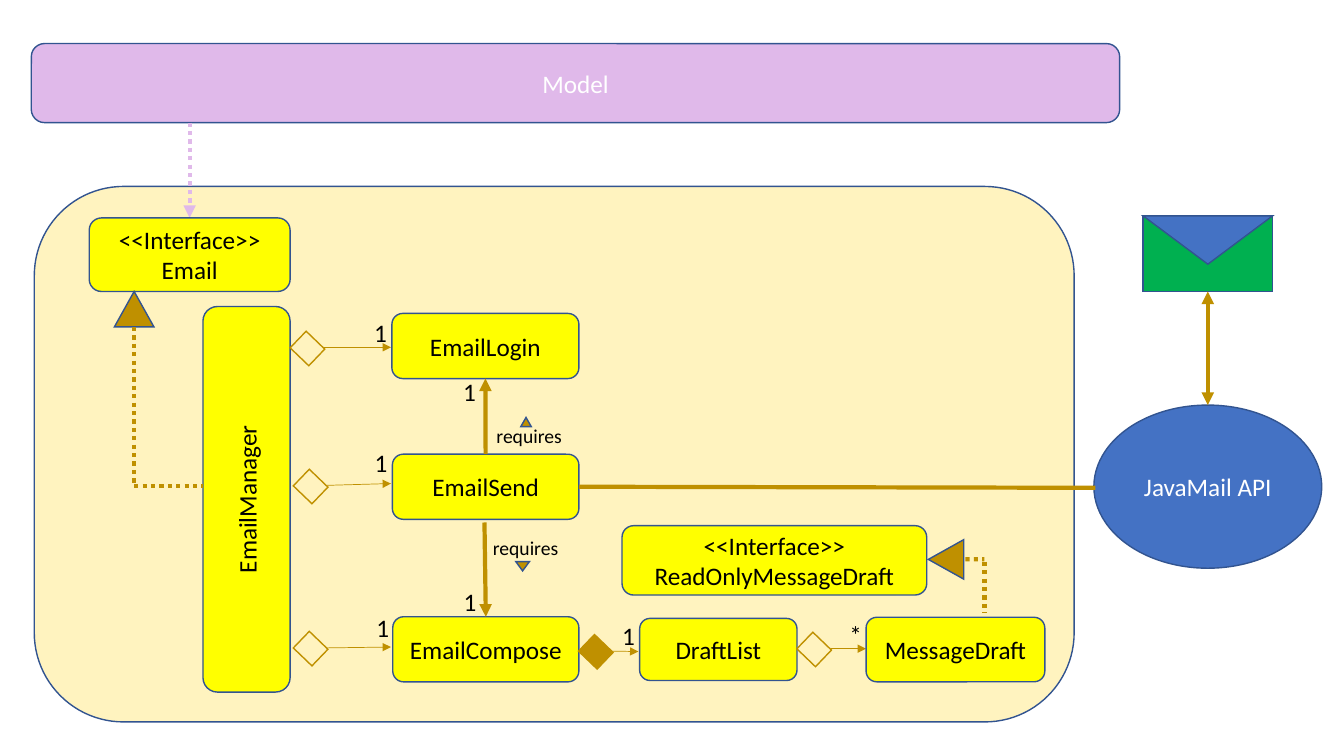
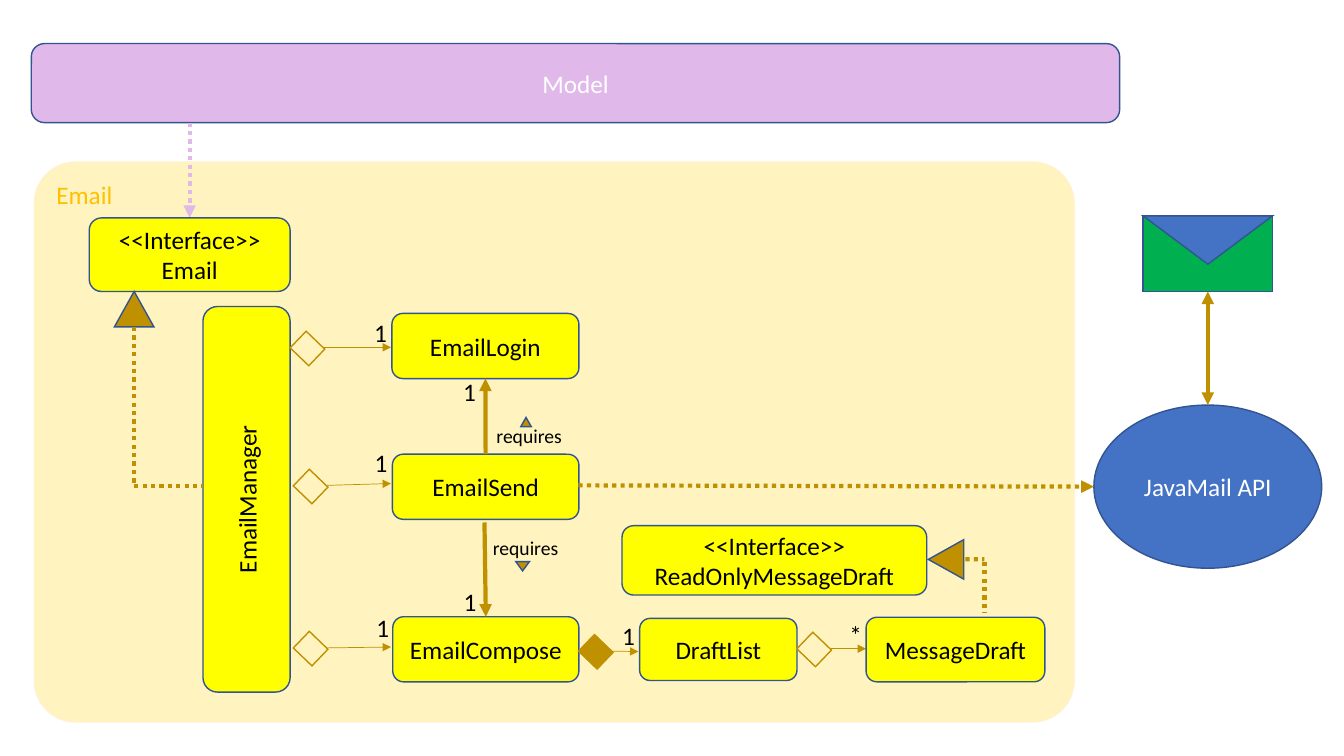
Before and after one commit to wenzongteo/main, a slide deck: slide 1 of docs/diagrams/EmailComponentClassDiagram.pptx. Drawn at 1344x756 pixels with LibreOffice and Linux fonts; fonts in the diff are those of the drawing. Boxes give left, top, right and bottom in pixels: in the first picture for what was removed or moved away, otherwise in the second. Text is boxed around its words. In the diff, an @@ line names an element or a change of style, - is before the commit and + after.

```diff
--- a/docs/diagrams/EmailComponentClassDiagram.pptx
+++ b/docs/diagrams/EmailComponentClassDiagram.pptx
@@ rounded rectangle "Email": place and size @@
-rounded rectangle "Email" at box(34, 187, 1075, 722)
+rounded rectangle "Email" at box(34, 162, 1075, 722)
@@ rounded rectangle "Email" at box(34, 162, 1075, 722): outline #325491 1 pt to #FFF2CC 1 pt; proportions changed @@
@@ text in rounded rectangle at box(56, 186, 112, 204): text added @@
+Email
@@ line (579, 486) - (1094, 487): line to arrow; stroke #BF9000 3 pt to #BF9000 3 pt dashed @@
```
Also in this commit, not shown: 6 other files.
